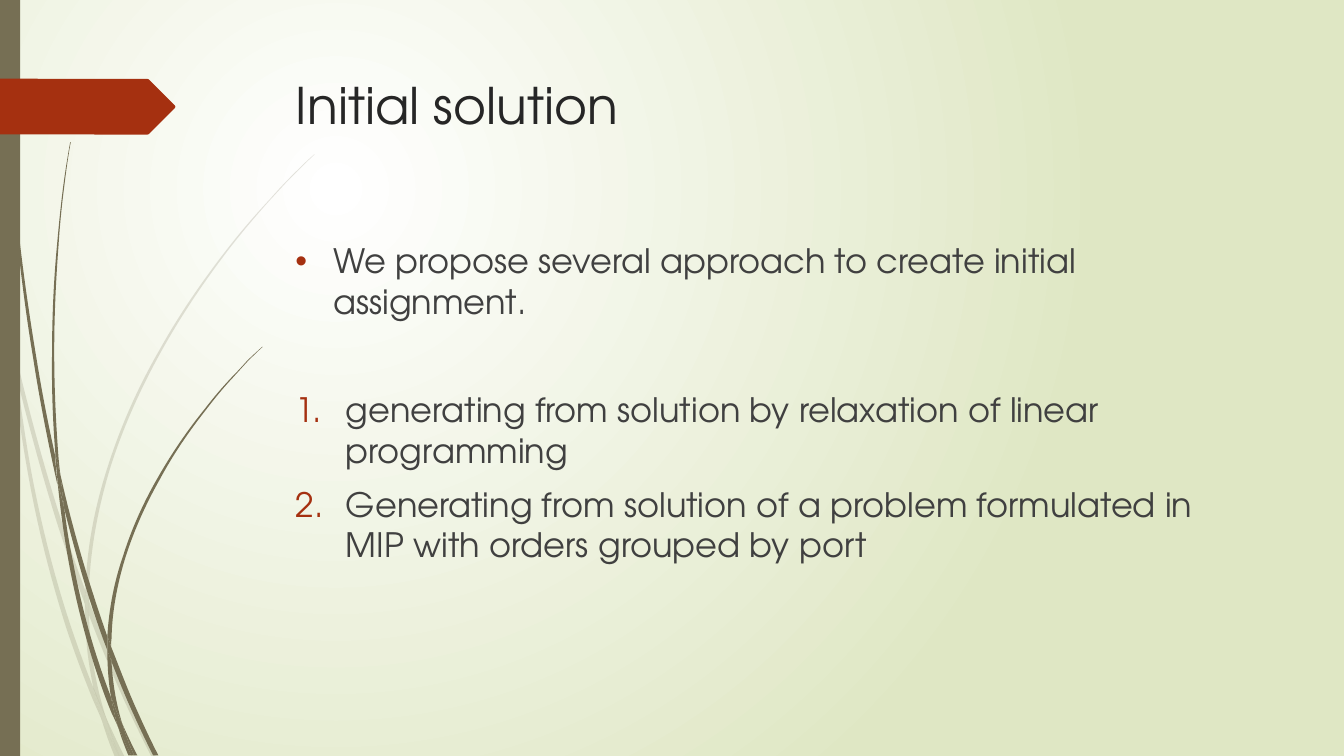
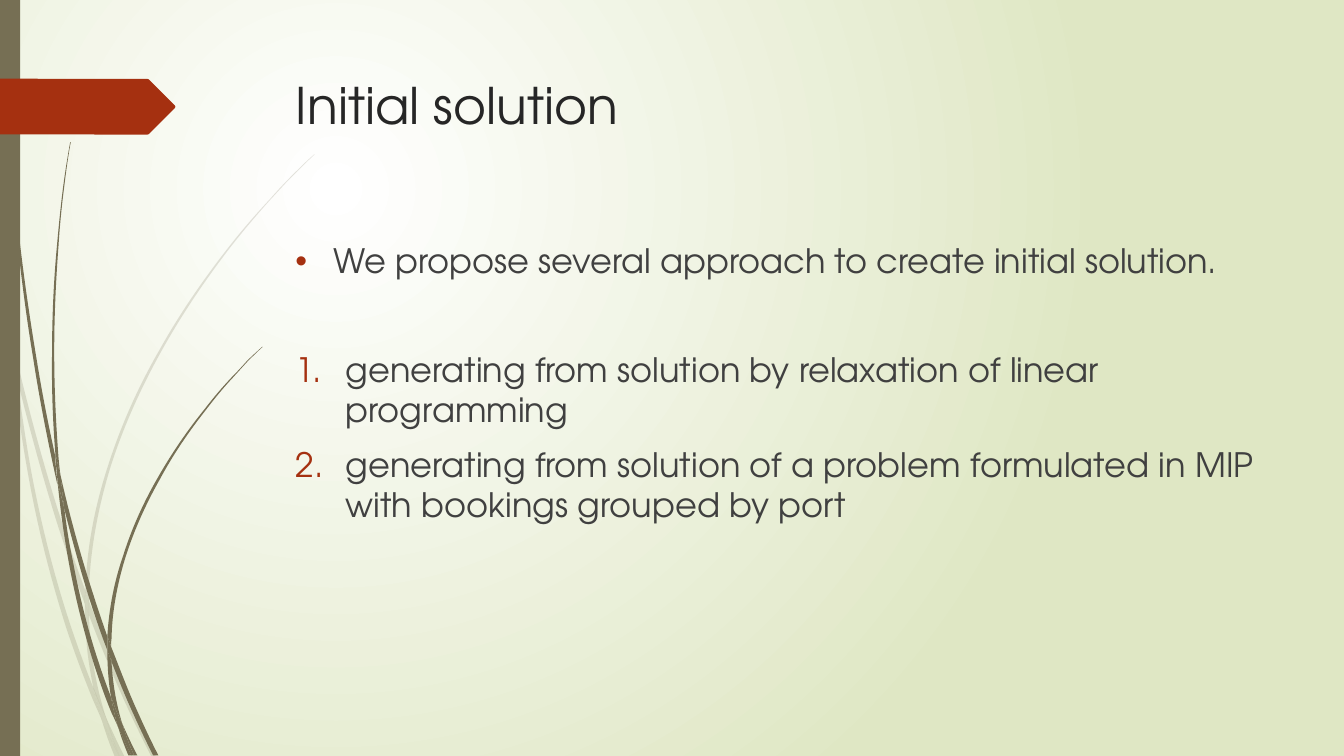
Before and after one commit to r-kurosu/kline_new, a slide deck: slide 39 of 竹田.pptx (slide 51 before the commit). Drawn at 1344x756 pixels with LibreOffice and Linux fonts; fonts in the diff are those of the drawing. Boxes give left, top, right and bottom in pixels: in the first picture for what was removed or moved away, otherwise in the second. Text is boxed around its words. In the diff, an @@ line names an element or a change of style, - is before the commit and + after.

```diff
--- a/竹田.pptx
+++ b/竹田.pptx
@@ text at (333,248,1217,280): text changed @@
-• We propose several approach to create initial assignment.
+• We propose several approach to create initial solution.
@@ text at (346,452,1253,524): text changed @@
-2. Generating from solution of a problem formulated in MIP with orders grouped by port
+2. generating from solution of a problem formulated in MIP with bookings grouped by port
```
Also in this commit, not shown: 27 other slides changed, 1 slide added, 3 slides removed.
